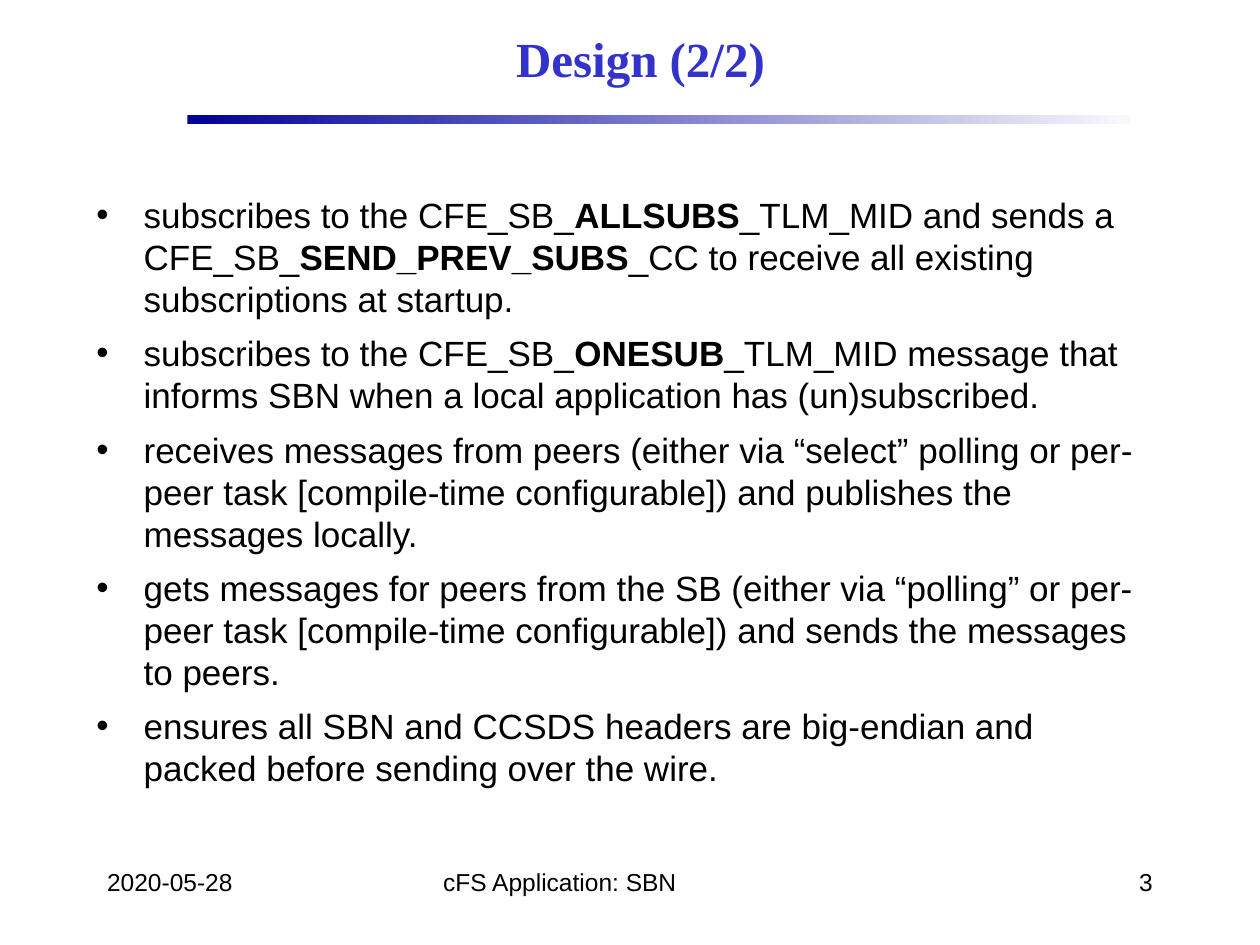
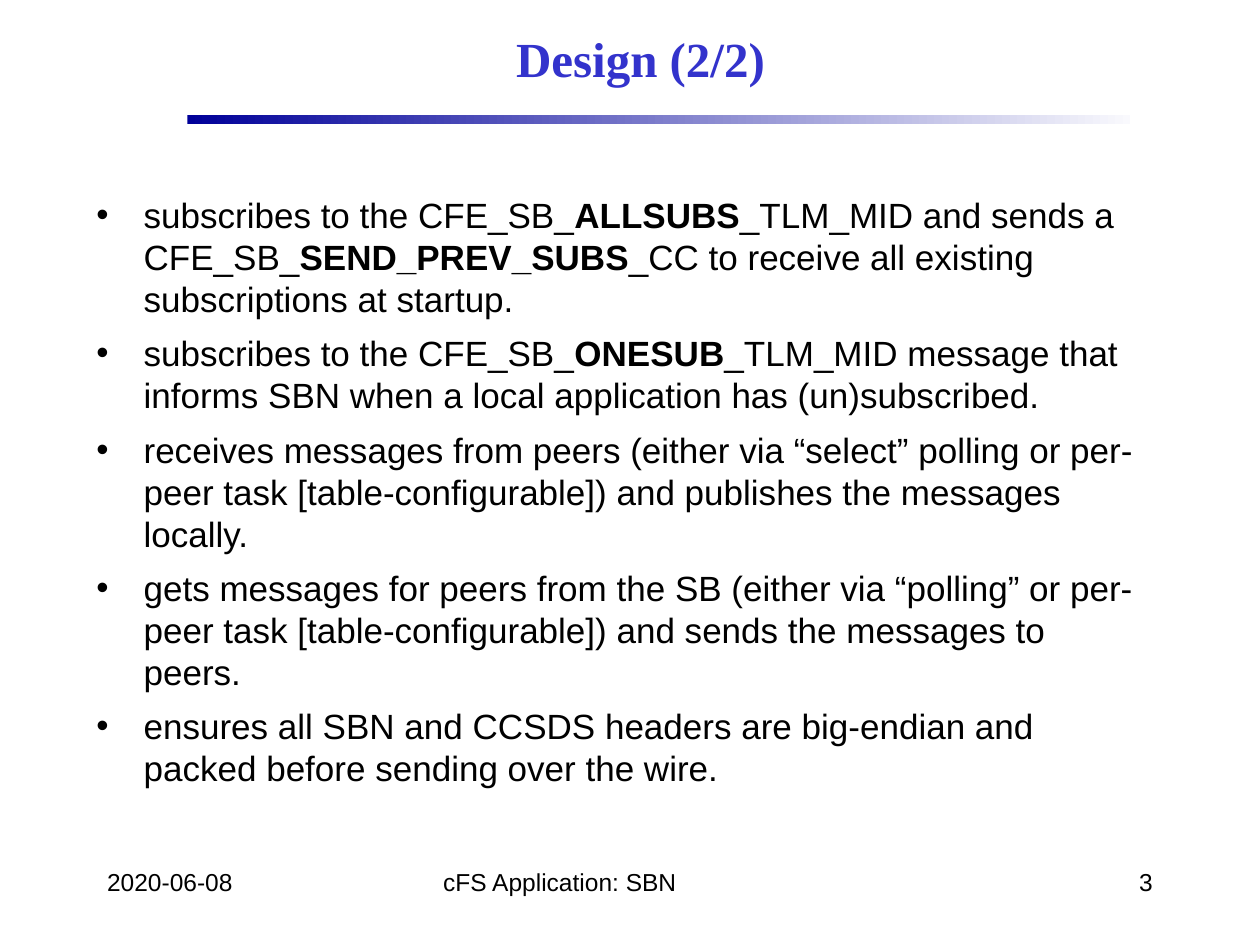
Before and after one commit to nasa/SBN, a slide deck: slide 3 of doc/SBN_Design.pptx. Drawn at 1260x945 pixels with LibreOffice and Linux fonts; fonts in the diff are those of the drawing; background and template pictures are left out. Boxes give left, top, right and bottom in pixels: in the first picture for what was removed or moved away, otherwise in the second. Text is boxed around its words. In the diff, an @@ line names an element or a change of style, - is before the commit and + after.

Commit message:
updated ppt

```diff
--- a/doc/SBN_Design.pptx
+++ b/doc/SBN_Design.pptx
@@ text at bbox=[144, 437, 1132, 692]: text changed @@
-• receives messages from peers (either via “select” polling or per-peer task [compile-time configurable]) and publishes the messages locally.
-• gets messages for peers from the SB (either via “polling” or per-peer task [compile-time configurable]) and sends the messages to peers.
+• receives messages from peers (either via “select” polling or per-peer task [table-configurable]) and publishes the messages locally.
+• gets messages for peers from the SB (either via “polling” or per-peer task [table-configurable]) and sends the messages to peers.
@@ text at bbox=[107, 874, 232, 892]: text changed @@
-2020-05-28
+2020-06-08
```
Also in this commit, not shown: 19 other slides changed.
